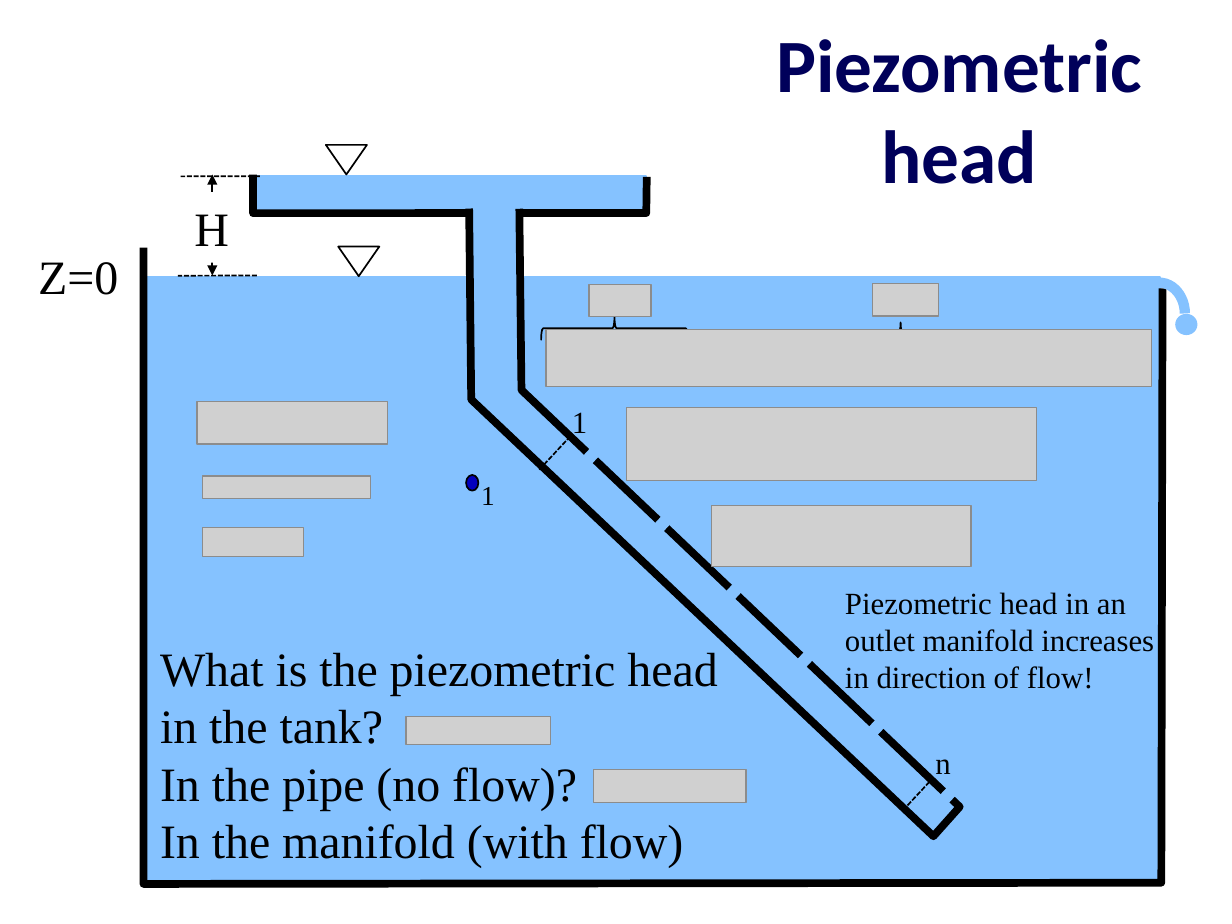
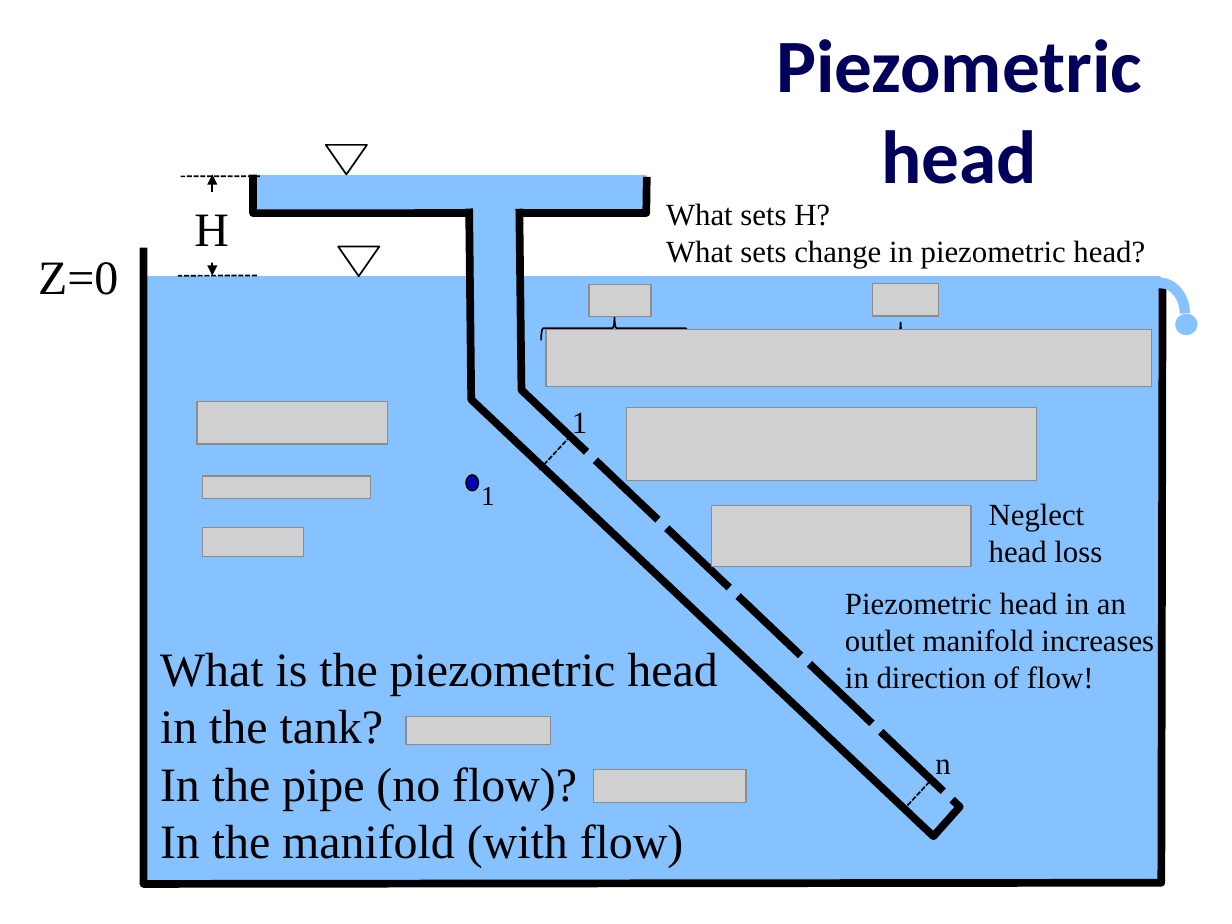
Before and after one commit to monroews/CEE4520Lectures, a slide deck: slide 9 of Manifolds.pptx (slide 8 before the commit). Drawn at 1232x924 pixels with LibreOffice and Linux fonts; fonts in the diff are those of the drawing; grey boxes stand for pictures. Boxes give left, top, right and bottom in pixels: in the first picture for what was removed or moved away, otherwise in the second. Text is boxed around its words. In the diff, an @@ line names an element or a change of style, - is before the commit and + after.

```diff
--- a/Manifolds.pptx
+++ b/Manifolds.pptx
@@ text added at [666, 203, 1145, 268], 18 pt, text #000000 @@
+What sets H?
+What sets change in piezometric head?
@@ text added at [989, 503, 1102, 563], 18 pt, text #000000 @@
+Neglect head loss
```
Also in this commit, not shown: 3 other slides changed, 1 slide added.
